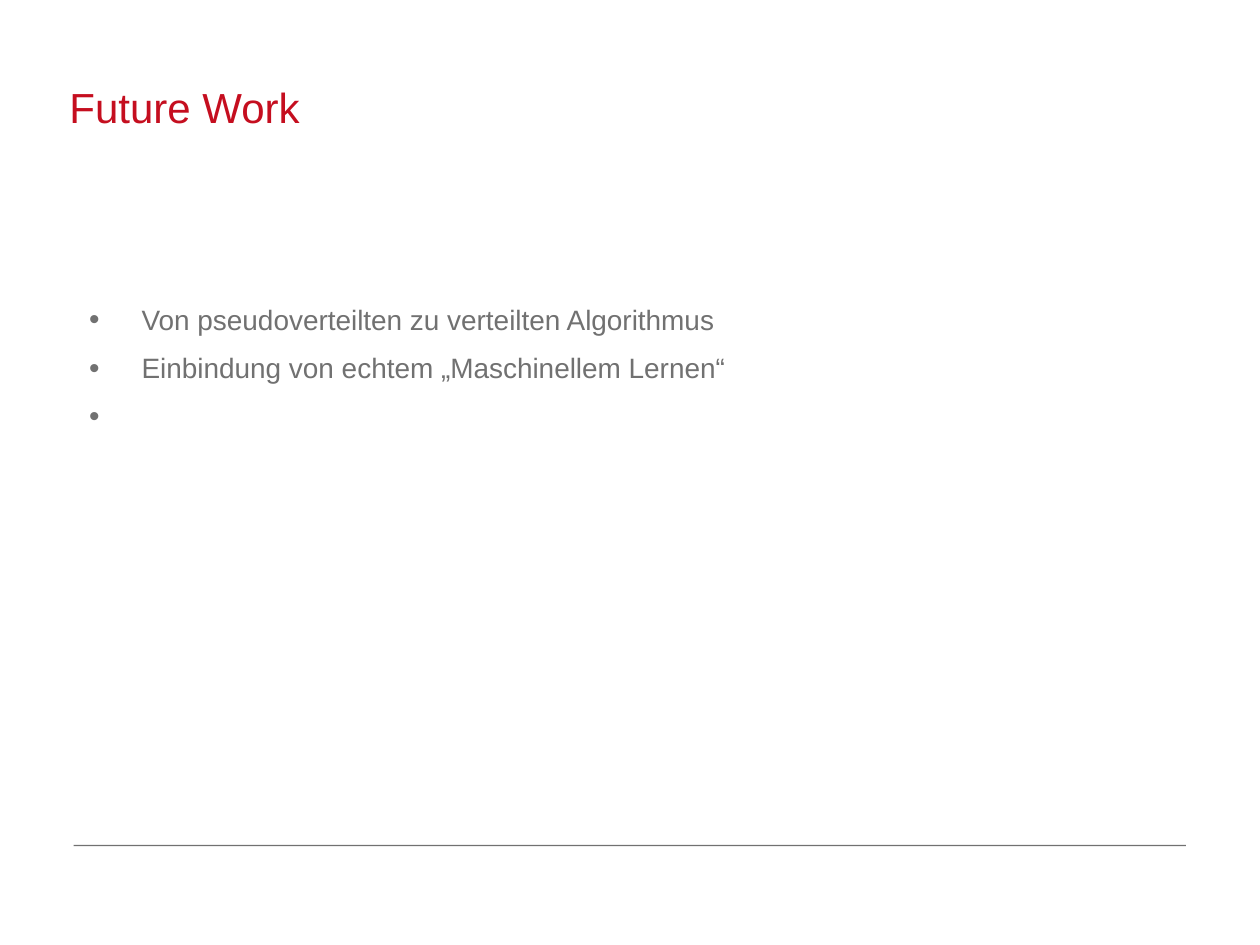
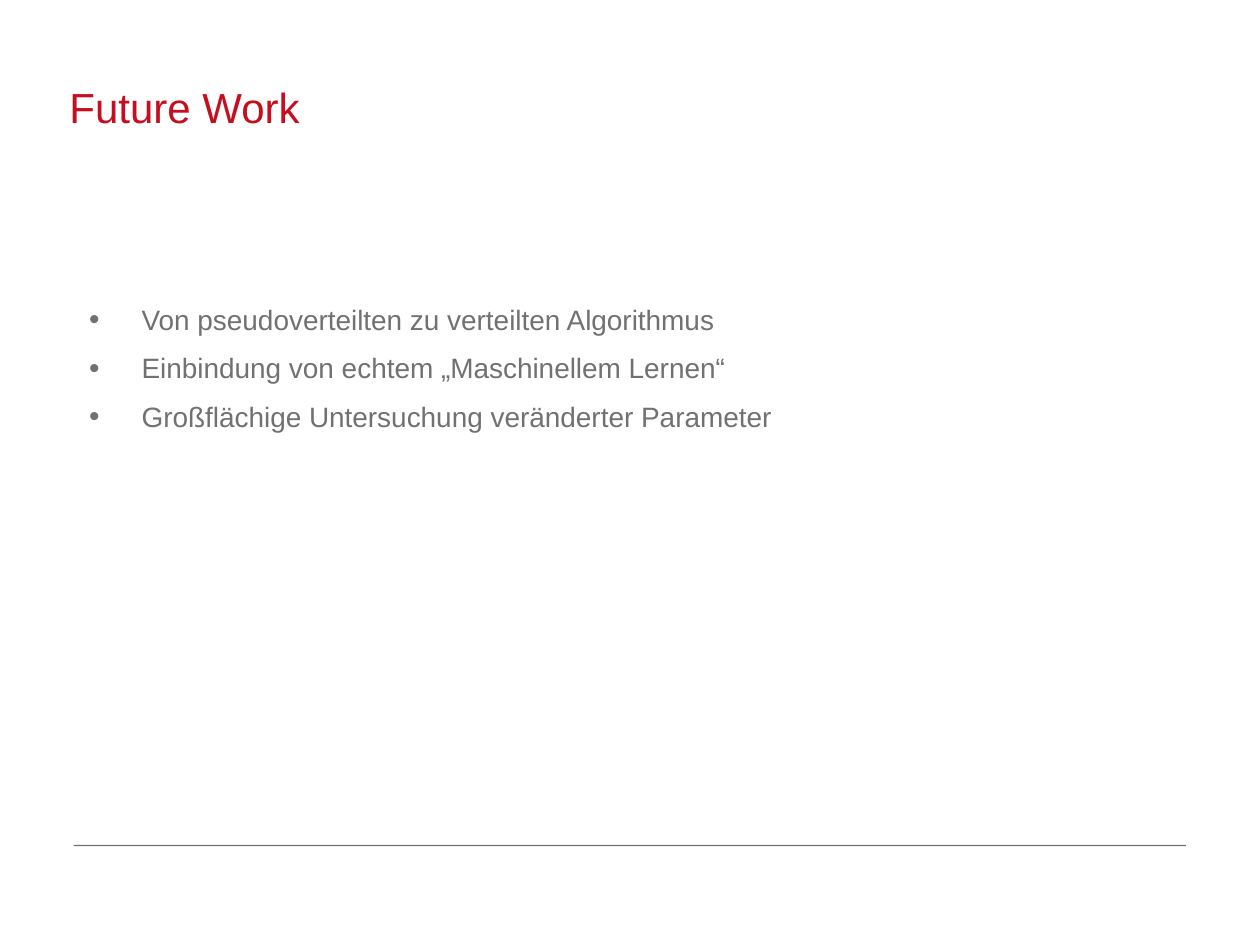
Before and after one commit to MFizz/AiF, a slide deck: slide 13 of Abschluss/Abschluss.odp. Drawn at 1260x945 pixels with LibreOffice and Linux fonts; fonts in the diff are those of the drawing; background and template pictures are left out. Boxes give left, top, right and bottom in pixels: in the first picture for what was removed or moved away, otherwise in the second. Text is boxed around its words. In the diff, an @@ line names an element or a change of style, - is before the commit and + after.

```diff
--- a/Abschluss/Abschluss.odp
+++ b/Abschluss/Abschluss.odp
@@ text at box(142, 406, 771, 432): paragraph added @@
+• Großflächige Untersuchung veränderter Parameter
```
Also in this commit, not shown: 3 other slides changed, 8 slides added, 8 slides removed.
